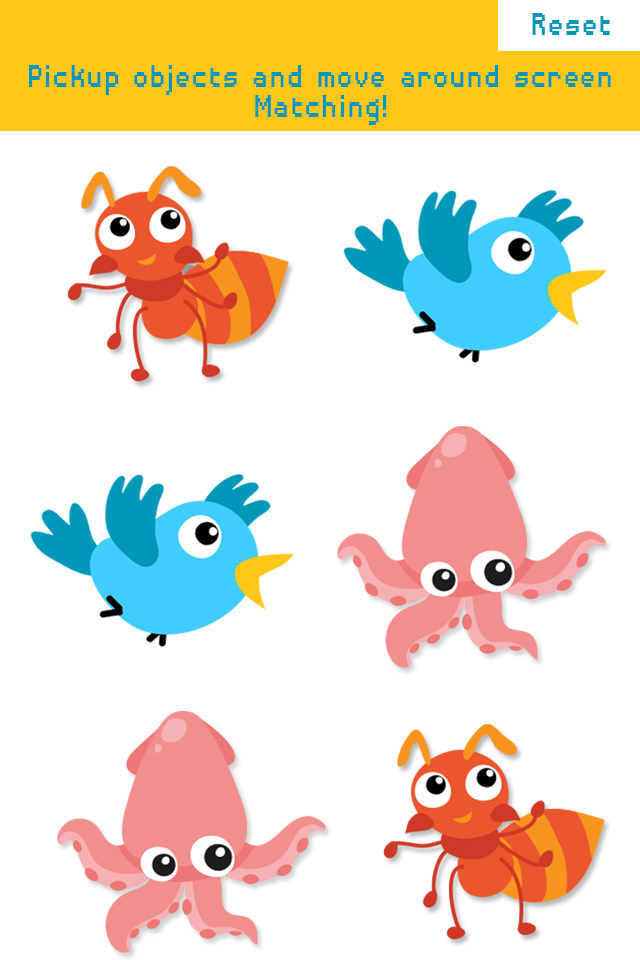
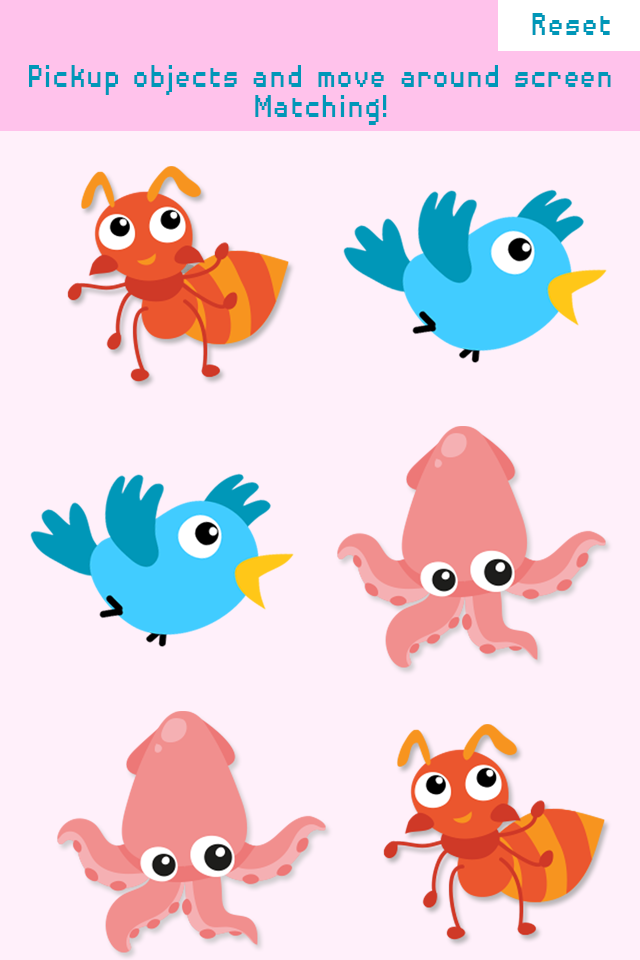
Layered file, before and after one edit (640 × 960). Changes by layer:
painted on "Layer 2" over (0, 0, 640, 131)
painted on "Layer 1" over (0, 0, 640, 960)
